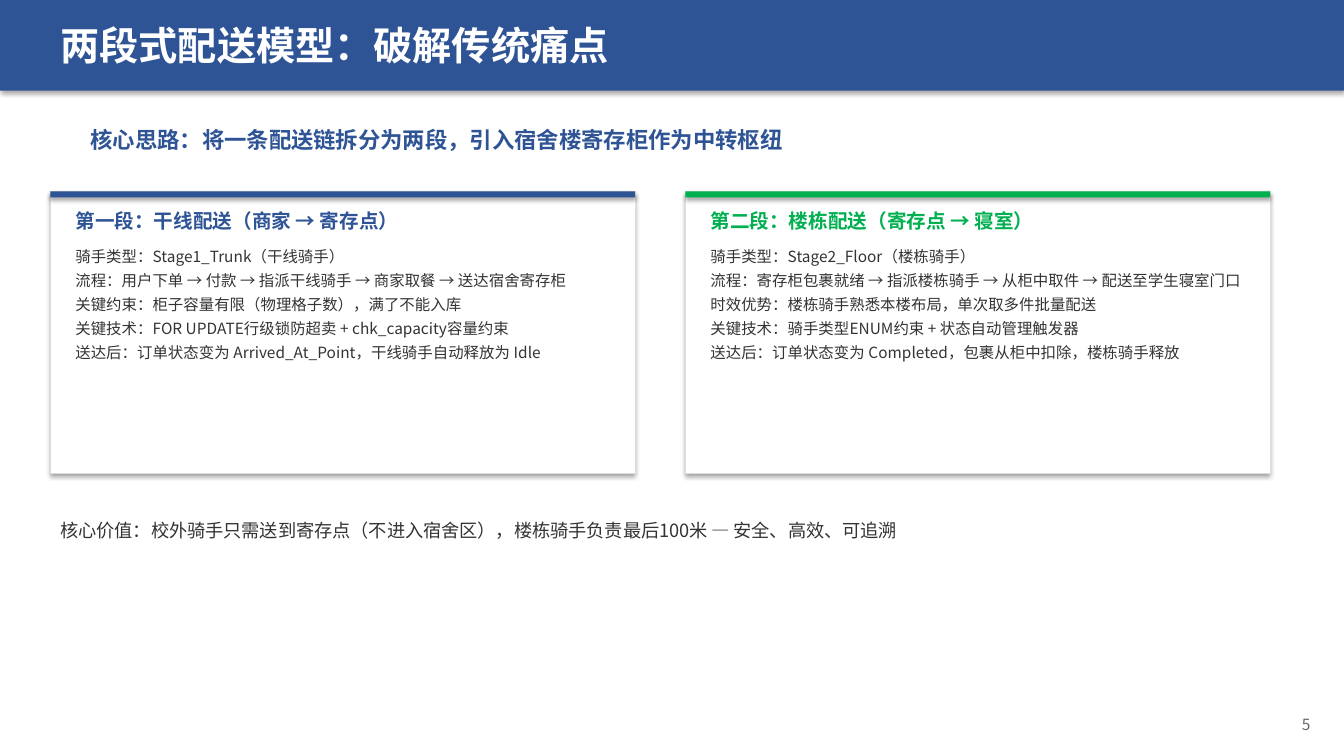
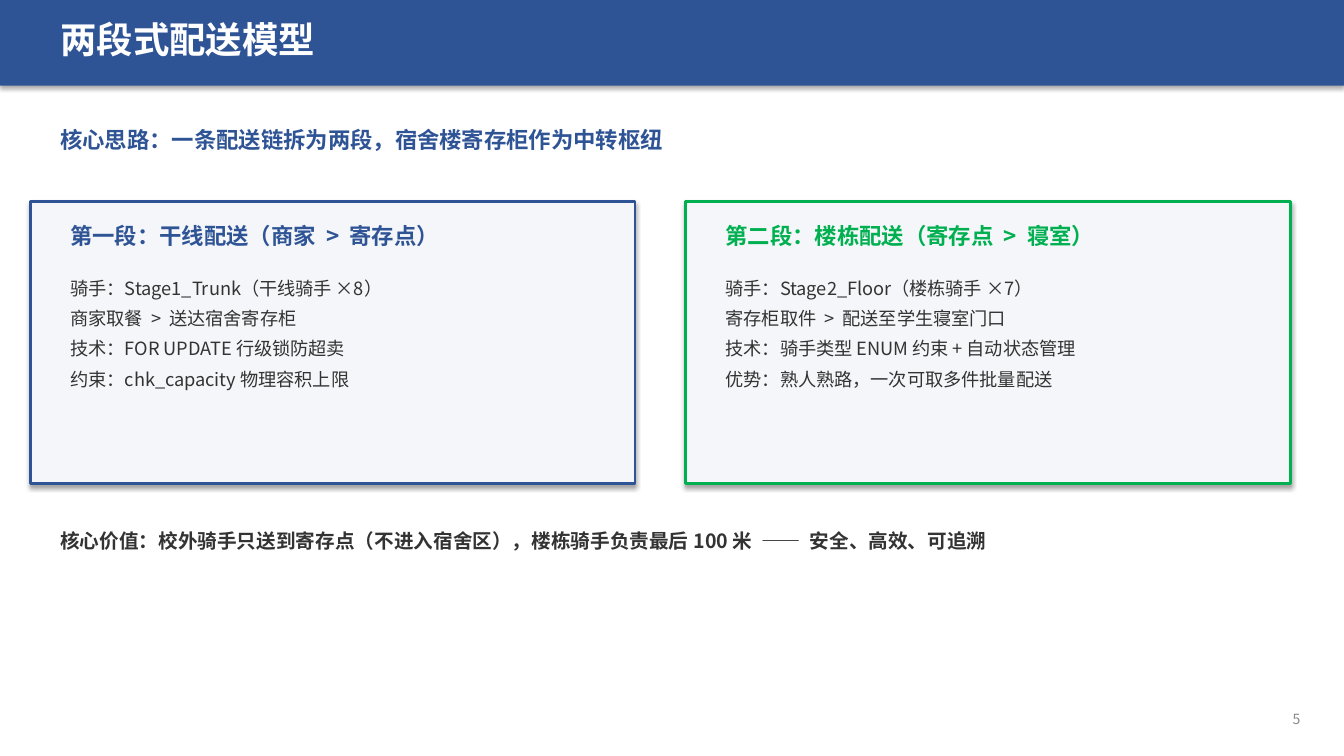
Before and after one commit to sou1maker/database, a slide deck: slide 5 of 校园外卖两段式配送系统_答辩汇报.pptx. Drawn at 1344x756 pixels with LibreOffice and Linux fonts; fonts in the diff are those of the drawing. Boxes give left, top, right and bottom in pixels: in the first picture for what was removed or moved away, otherwise in the second. Text is boxed around its words. In the diff, an @@ line names an element or a change of style, - is before the commit and + after.

```diff
--- a/校园外卖两段式配送系统_答辩汇报.pptx
+++ b/校园外卖两段式配送系统_答辩汇报.pptx
@@ rectangle: place and size @@
-rectangle at bbox=[0, 0, 1344, 91]
+rectangle at bbox=[0, 0, 1344, 86]
@@ text in rectangle at bbox=[60, 26, 608, 64]: text removed @@
-两段式配送模型：破解传统痛点
@@ text added at bbox=[60, 21, 315, 57], 26 pt, text #FFFFFF, bold @@
+两段式配送模型
@@ text at bbox=[60, 129, 663, 151]: text changed @@
-核心思路：将一条配送链拆分为两段，引入宿舍楼寄存柜作为中转枢纽
+核心思路：一条配送链拆为两段，宿舍楼寄存柜作为中转枢纽
@@ rectangle: place and size @@
-rectangle at bbox=[50, 192, 635, 198]
+rectangle at bbox=[30, 202, 635, 484]
@@ rectangle at bbox=[30, 202, 635, 484]: fill #2F5496 to #F4F6F9; outline none to #2F5496 2 pt @@
@@ rectangle removed at bbox=[50, 192, 635, 474] @@
@@ rectangle: place and size @@
-rectangle at bbox=[686, 192, 1270, 474]
+rectangle at bbox=[686, 202, 1291, 484]
@@ rectangle at bbox=[686, 202, 1291, 484]: fill #FFFFFF to #F4F6F9; outline #DDDDDD 0.5 pt to #00B050 2 pt @@
@@ rectangle removed at bbox=[686, 192, 1270, 198] @@
@@ text at bbox=[70, 225, 439, 246]: text changed; size 14 to 16 pt @@
-第一段：干线配送（商家 → 寄存点）
+第一段：干线配送（商家 > 寄存点）
@@ text at bbox=[726, 224, 1094, 246]: text changed; size 14 to 16 pt @@
-第二段：楼栋配送（寄存点 → 寝室）
+第二段：楼栋配送（寄存点 > 寝室）
@@ text at bbox=[70, 279, 382, 390]: text changed; size 11 to 13 pt @@
-骑手类型：Stage1_Trunk（干线骑手）
-流程：用户下单 → 付款 → 指派干线骑手 → 商家取餐 → 送达宿舍寄存柜
-关键约束：柜子容量有限（物理格子数），满了不能入库
-关键技术：FOR UPDATE行级锁防超卖 + chk_capacity容量约束
-送达后：订单状态变为 Arrived_At_Point，干线骑手自动释放为 Idle
+骑手：Stage1_Trunk（干线骑手 ×8）
+商家取餐 > 送达宿舍寄存柜
+技术：FOR UPDATE 行级锁防超卖
+约束：chk_capacity 物理容积上限
@@ text at bbox=[726, 279, 1076, 388]: text changed; size 11 to 13 pt @@
-骑手类型：Stage2_Floor（楼栋骑手）
-流程：寄存柜包裹就绪 → 指派楼栋骑手 → 从柜中取件 → 配送至学生寝室门口
-时效优势：楼栋骑手熟悉本楼布局，单次取多件批量配送
-关键技术：骑手类型ENUM约束 + 状态自动管理触发器
-送达后：订单状态变为 Completed，包裹从柜中扣除，楼栋骑手释放
+骑手：Stage2_Floor（楼栋骑手 ×7）
+寄存柜取件 > 配送至学生寝室门口
+技术：骑手类型 ENUM 约束 + 自动状态管理
+优势：熟人熟路，一次可取多件批量配送
@@ text at bbox=[60, 531, 987, 551]: text changed; size 13 to 14 pt; bold on @@
-核心价值：校外骑手只需送到寄存点（不进入宿舍区），楼栋骑手负责最后100米 — 安全、高效、可追溯
+核心价值：校外骑手只送到寄存点（不进入宿舍区），楼栋骑手负责最后 100 米 —— 安全、高效、可追溯
@@ text "5": place and size @@
-text "5" at bbox=[1302, 718, 1311, 730]
+text "5" at bbox=[1293, 714, 1301, 724]
@@ text "5" at bbox=[1293, 714, 1301, 724]: size 11 to 10 pt, text colour #666666 to #888888 @@
```
Also in this commit, not shown: 23 other slides changed, 18 slides added, 14 slides removed, 1 other file.
